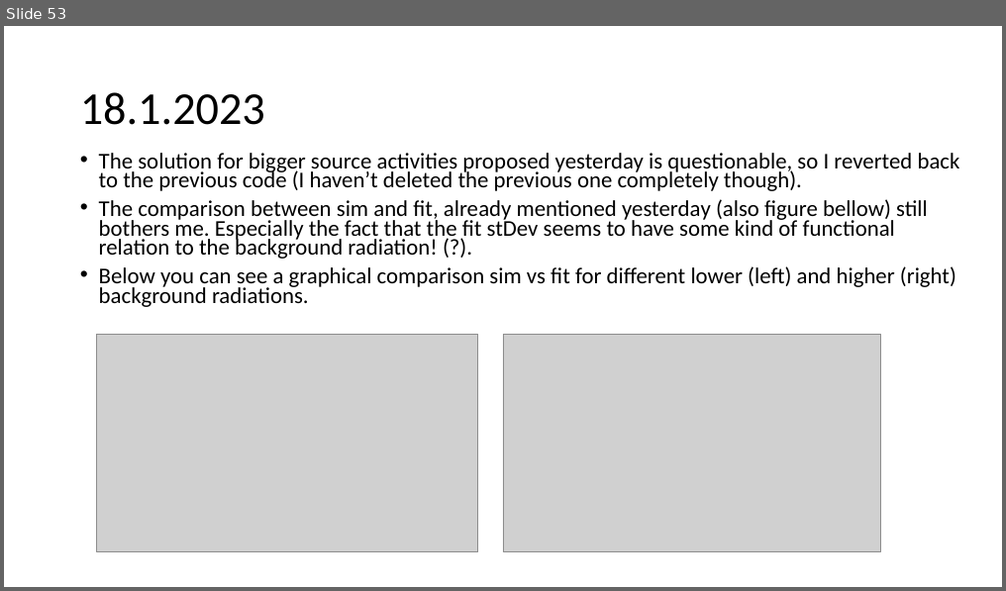
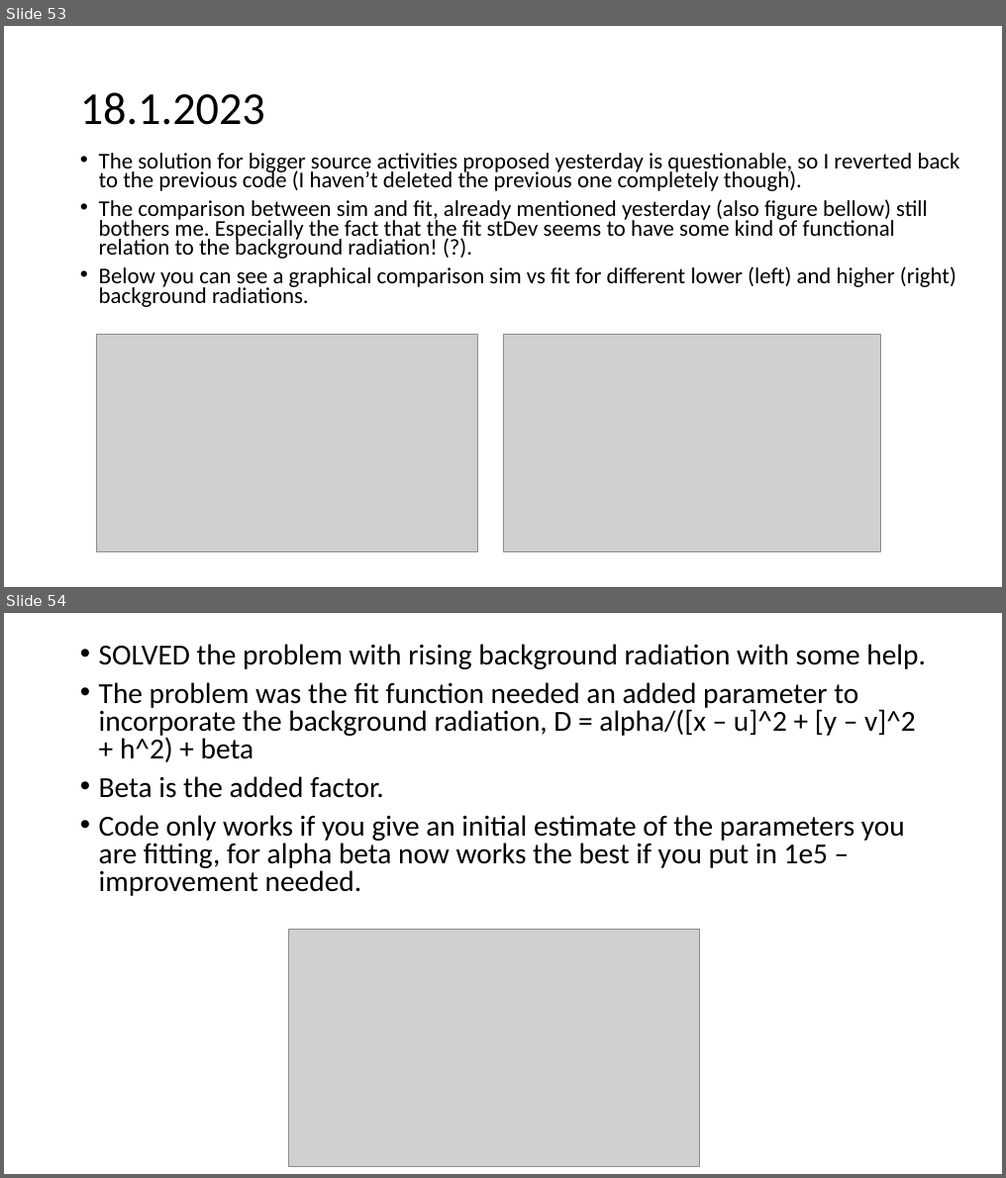
Before and after one commit to urhtrinko/DroneRadioactivity_student_job, a slide deck: reports/work_diary.pptx. Shown one above the other, each under a label of ours: slide 53 before the commit, slides 53 and 54 after it. The pictures are 1006x591 and 1006x1178 pixels, drawn with LibreOffice and Linux fonts; fonts in the diff are those of the drawing; grey boxes stand for pictures. Boxes give left, top, right and bottom in pixels: in the first picture for what was removed or moved away, otherwise in the second. Text is boxed around its words. In the diff, an @@ line names an element or a change of style, - is before the commit and + after.

```diff
--- a/reports/work_diary.pptx
+++ b/reports/work_diary.pptx
@@ slide 54 added at [4, 613, 1002, 1174], background #FFFFFF @@
@@ text added at [99, 644, 926, 896], 28 pt, text #000000 @@
+• SOLVED the problem with rising background radiation with some help.
+• The problem was the fit function needed an added parameter to incorporate the background radiation, D = alpha/([x – u]^2 + [y – v]^2 + h^2) + beta
+• Beta is the added factor.
+• Code only works if you give an initial estimate of the parameters you are fitting, for alpha beta now works the best if you put in 1e5 – improvement needed.
@@ picture added at [288, 930, 699, 1167] @@
```
